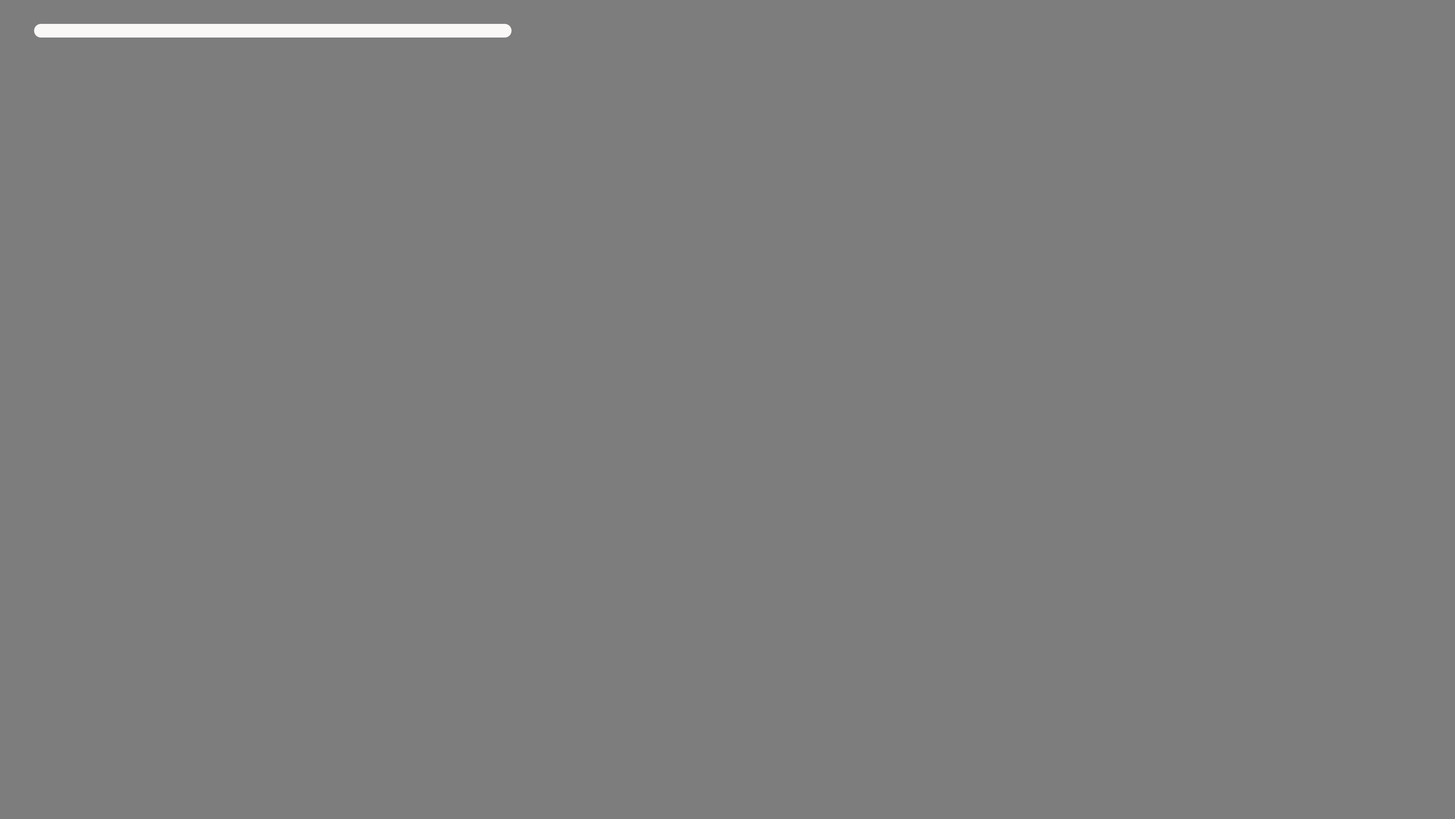
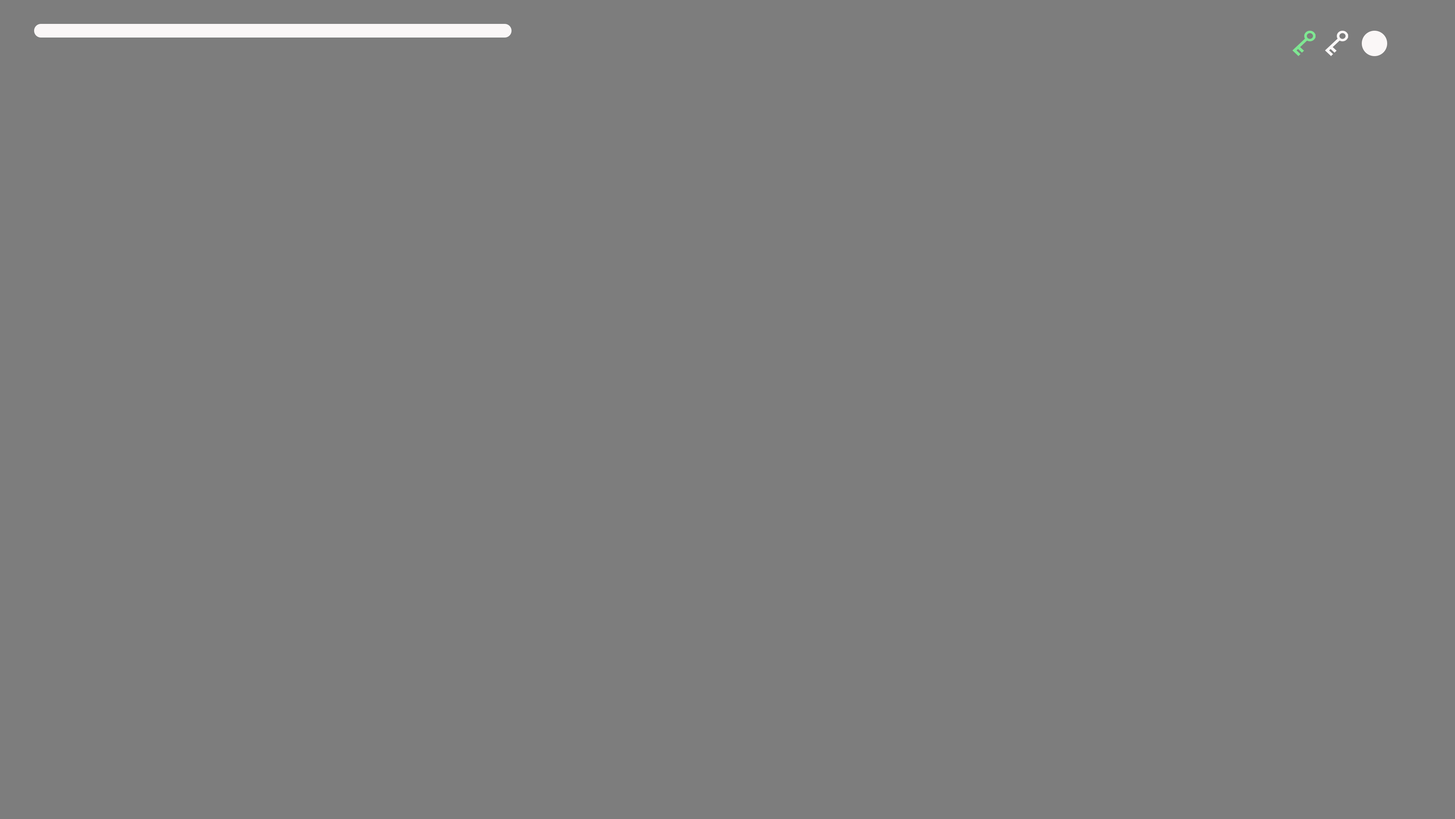
Layer changes from the first 1455x819 image to the second:
added layer "Inventory Key Gem" above "Inventory Key" over [1292, 30, 1316, 57]
added layer "Inventory Key" above "Health Bar" over [1325, 30, 1349, 57]
added layer "Inventory Blank" above "BG (Reference)" over [1362, 30, 1388, 57]
